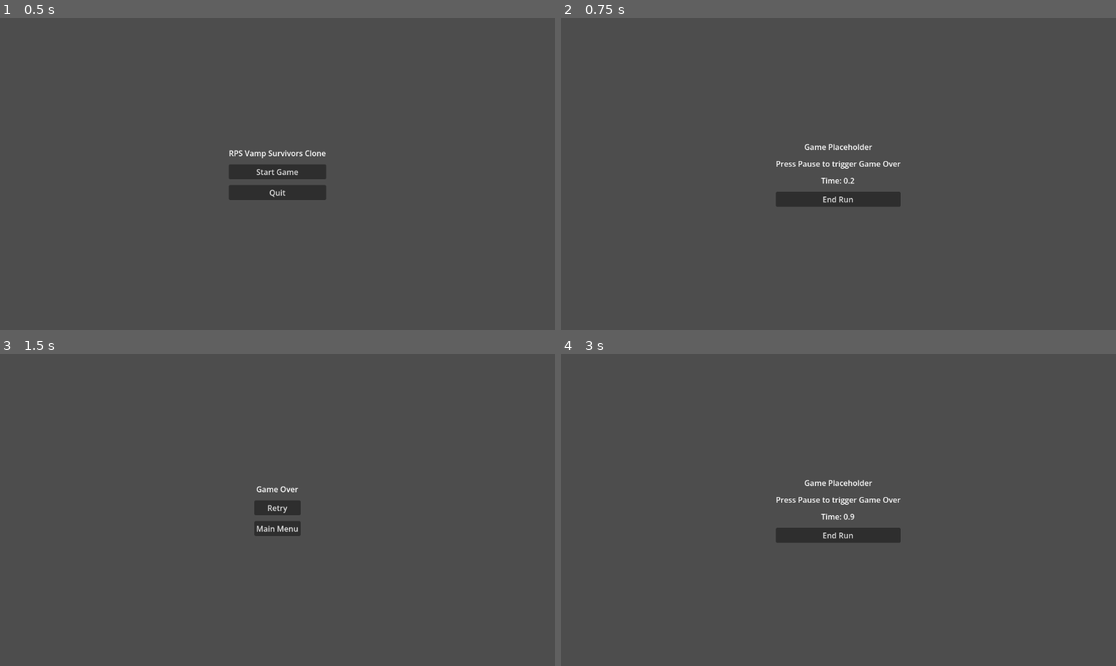
Above: before the commit, frames 1-4 (two rows, left to right).
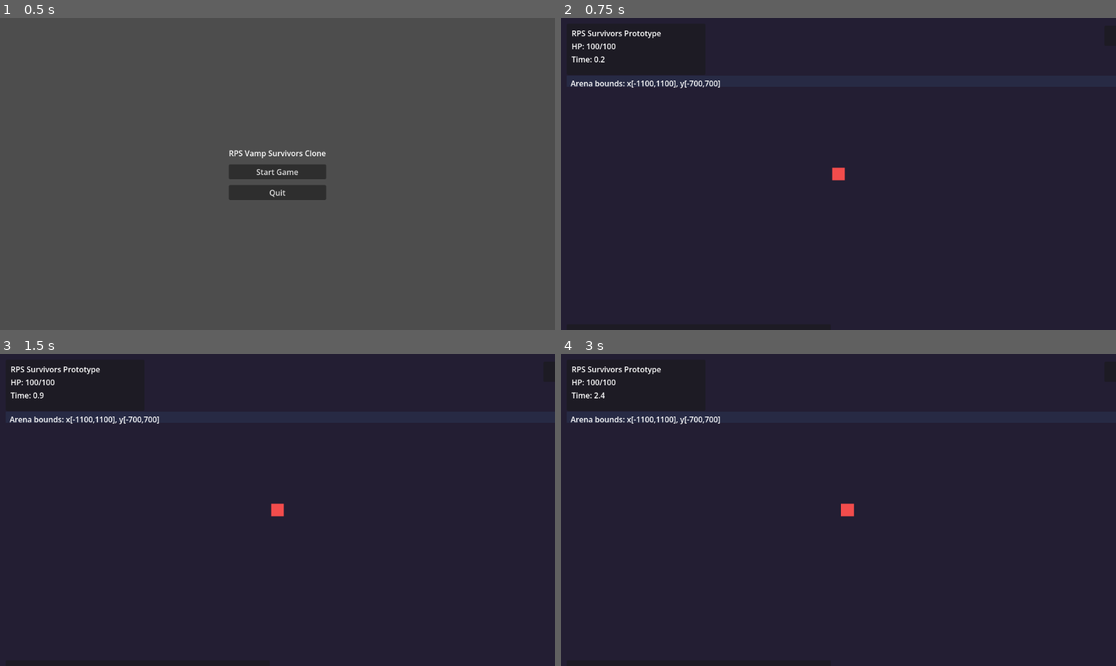
Above: after the commit, the same moments.

Repository: TimotejZavski/rps-vamp--survivors-clone
Game: Godot game, scene res://scenes/main/Main.tscn
Same seed, same stepped clock (60 frames per second), same inputs: the game is played once before the commit and once after it.
Inputs (mouse positions are in pixels of both pictures, inside the frame that each line leads up to):
- Up to frame 1 (0.5 s): no input
- Up to frame 2 (0.75 s): click "Start Game" at 0.5 s
- Up to frame 3 (1.5 s): click (277, 534) at 1.25 s, where only the run before the commit has a clickable "End Run"
- Up to frame 4 (3 s): click (838, 506) at 2 s, where only the run before the commit has a clickable "Retry"; move the mouse to (960, 494) at 2.77 s; hold D (move_right) from 2.78 s (still down); click (960, 494) at 2.85 s

Frame 1 is identical in both runs. In frame 2, 99% of the frame differs, in the area x 0-100%, y 0-100%; in frame 3, 99%; in frame 4, 99%.

Commit message:
Refactor game scene structure, add player scene, and implement player movement and health management

Diff:
--- a/scenes/game/Game.tscn
+++ b/scenes/game/Game.tscn
@@ -1,45 +1,89 @@
-[gd_scene load_steps=2 format=3 uid="uid://drww8ah4ljqm8"]
+[gd_scene load_steps=3 format=3 uid="uid://drww8ah4ljqm8"]
 
 [ext_resource type="Script" path="res://scripts/game/game.gd" id="1_t8hjr"]
+[ext_resource type="PackedScene" path="res://scenes/game/Player.tscn" id="2_5xcmf"]
 
-[node name="Game" type="Control"]
-layout_mode = 3
-anchors_preset = 15
-anchor_right = 1.0
-anchor_bottom = 1.0
-grow_horizontal = 2
-grow_vertical = 2
+[node name="Game" type="Node2D"]
 script = ExtResource("1_t8hjr")
 
-[node name="CenterContainer" type="CenterContainer" parent="."]
-layout_mode = 1
-anchors_preset = 15
-anchor_right = 1.0
-anchor_bottom = 1.0
-grow_horizontal = 2
-grow_vertical = 2
+[node name="ArenaFloor" type="Polygon2D" parent="."]
+color = Color(0.14, 0.12, 0.2, 1)
+polygon = PackedVector2Array(-1200, -800, 1200, -800, 1200, 800, -1200, 800)
 
-[node name="VBoxContainer" type="VBoxContainer" parent="CenterContainer"]
-layout_mode = 2
-theme_override_constants/separation = 12
+[node name="Player" parent="." instance=ExtResource("2_5xcmf")]
 
-[node name="HeaderLabel" type="Label" parent="CenterContainer/VBoxContainer"]
-layout_mode = 2
-text = "Game Placeholder"
+[node name="HUD" type="CanvasLayer" parent="."]
+
+[node name="TopPanel" type="PanelContainer" parent="HUD"]
+offset_left = 12.0
+offset_top = 12.0
+offset_right = 300.0
+offset_bottom = 118.0
+
+[node name="HUDMargin" type="MarginContainer" parent="HUD/TopPanel"]
+theme_override_constants/margin_left = 10
+theme_override_constants/margin_top = 8
+theme_override_constants/margin_right = 10
+theme_override_constants/margin_bottom = 8
+
+[node name="HUDVBox" type="VBoxContainer" parent="HUD/TopPanel/HUDMargin"]
+theme_override_constants/separation = 4
+
+[node name="TitleLabel" type="Label" parent="HUD/TopPanel/HUDMargin/HUDVBox"]
+text = "RPS Survivors Prototype"
+
+[node name="HealthLabel" type="Label" parent="HUD/TopPanel/HUDMargin/HUDVBox"]
+text = "HP: 100/100"
+
+[node name="TimeLabel" type="Label" parent="HUD/TopPanel/HUDMargin/HUDVBox"]
+text = "Time: 0.0"
+
+[node name="BottomPanel" type="PanelContainer" parent="HUD"]
+offset_left = 12.0
+offset_top = 636.0
+offset_right = 560.0
+offset_bottom = 708.0
+
+[node name="BottomMargin" type="MarginContainer" parent="HUD/BottomPanel"]
+theme_override_constants/margin_left = 10
+theme_override_constants/margin_top = 8
+theme_override_constants/margin_right = 10
+theme_override_constants/margin_bottom = 8
+
+[node name="HintsLabel" type="Label" parent="HUD/BottomPanel/BottomMargin"]
+text = "WASD move | SPACE dash | LMB attack (placeholder) | ESC pause"
+
+[node name="EndRunButton" type="Button" parent="HUD"]
+offset_left = 1128.0
+offset_top = 16.0
+offset_right = 1260.0
+offset_bottom = 58.0
+text = "End Run"
+
+[node name="AttackFlash" type="Label" parent="HUD"]
+visible = false
+offset_left = 516.0
+offset_top = 20.0
+offset_right = 764.0
+offset_bottom = 62.0
+theme_override_colors/font_color = Color(0.95, 0.35, 0.35, 1)
+text = "ATTACK!"
 horizontal_alignment = 1
 
-[node name="HintLabel" type="Label" parent="CenterContainer/VBoxContainer"]
-layout_mode = 2
-text = "Press Pause to trigger Game Over"
-horizontal_alignment = 1
+[node name="ArenaBounds" type="ColorRect" parent="HUD"]
+offset_left = 12.0
+offset_top = 120.0
+offset_right = 325.0
+anchor_right = 1.0
+offset_bottom = 143.0
+mouse_filter = 2
+color = Color(0.27, 0.5, 0.75, 0.12)
 
-[node name="TimeLabel" type="Label" parent="CenterContainer/VBoxContainer"]
-layout_mode = 2
-text = "Time: 0.0"
-horizontal_alignment = 1
+[node name="BoundsText" type="Label" parent="HUD/ArenaBounds"]
+offset_left = 8.0
+offset_top = 4.0
+offset_right = 290.0
+offset_bottom = 24.0
+text = "Arena bounds: x[-1100,1100], y[-700,700]"
 
-[node name="EndRunButton" type="Button" parent="CenterContainer/VBoxContainer"]
-layout_mode = 2
-text = "End Run"
-
-[connection signal="pressed" from="CenterContainer/VBoxContainer/EndRunButton" to="." method="_on_end_run_button_pressed"]
+[connection signal="pressed" from="HUD/EndRunButton" to="." method="_on_end_run_button_pressed"]
--- /dev/null
+++ b/scenes/game/Player.tscn
@@ -0,0 +1,15 @@
+[gd_scene format=3 uid="uid://dj4sv3egmqfkn"]
+
+[ext_resource type="Script" path="res://scripts/player/player.gd" id="1_ek41j"]
+
+[node name="Player" type="CharacterBody2D"]
+script = ExtResource("1_ek41j")
+
+[node name="Body" type="Polygon2D" parent="."]
+color = Color(0.95, 0.3, 0.3, 1)
+polygon = PackedVector2Array(-14, -14, 14, -14, 14, 14, -14, 14)
+
+[node name="Camera2D" type="Camera2D" parent="."]
+position_smoothing_enabled = true
+position_smoothing_speed = 8.0
+zoom = Vector2(0.95, 0.95)
--- a/scripts/game/game.gd
+++ b/scripts/game/game.gd
@@ -1,15 +1,43 @@
-extends Control
+extends Node2D
 
 signal game_over_requested
 
-@onready var timer_label: Label = $CenterContainer/VBoxContainer/TimeLabel
+const ARENA_MIN := Vector2(-1100.0, -700.0)
+const ARENA_MAX := Vector2(1100.0, 700.0)
+
+@onready var player: CharacterBody2D = $Player
+@onready var player_camera: Camera2D = $Player/Camera2D
+@onready var health_label: Label = $HUD/TopPanel/HUDMargin/HUDVBox/HealthLabel
+@onready var timer_label: Label = $HUD/TopPanel/HUDMargin/HUDVBox/TimeLabel
+@onready var attack_flash: Label = $HUD/AttackFlash
 
 var _elapsed_seconds := 0.0
+var _attack_flash_time_left := 0.0
 
 
 func _process(delta: float) -> void:
 	_elapsed_seconds += delta
 	timer_label.text = "Time: %.1f" % _elapsed_seconds
+
+	if Input.is_action_just_pressed("attack"):
+		_attack_flash_time_left = 0.12
+		attack_flash.visible = true
+
+	if _attack_flash_time_left > 0.0:
+		_attack_flash_time_left -= delta
+		if _attack_flash_time_left <= 0.0:
+			attack_flash.visible = false
+
+	player.position = player.position.clamp(ARENA_MIN, ARENA_MAX)
+
+
+func _ready() -> void:
+	player_camera.make_current()
+	if player.has_signal("health_changed"):
+		player.health_changed.connect(_on_player_health_changed)
+		var current_health := int(player.get("current_health"))
+		var max_health := int(player.get("max_health"))
+		_on_player_health_changed(current_health, max_health)
 
 
 func _on_end_run_button_pressed() -> void:
@@ -18,3 +46,7 @@
 
 func _on_pause_requested() -> void:
 	game_over_requested.emit()
+
+
+func _on_player_health_changed(new_health: int, max_health: int) -> void:
+	health_label.text = "HP: %d/%d" % [new_health, max_health]
--- /dev/null
+++ b/scripts/player/player.gd
@@ -0,0 +1,33 @@
+extends CharacterBody2D
+
+signal health_changed(new_health: int, max_health: int)
+
+@export var move_speed := 220.0
+@export var dash_speed := 420.0
+@export var dash_duration := 0.18
+@export var max_health := 100
+
+var current_health := max_health
+var _dash_time_left := 0.0
+var _last_move_dir := Vector2.DOWN
+
+
+func _ready() -> void:
+	health_changed.emit(current_health, max_health)
+
+
+func _physics_process(delta: float) -> void:
+	var input_dir := Input.get_vector("move_left", "move_right", "move_up", "move_down")
+	if input_dir != Vector2.ZERO:
+		_last_move_dir = input_dir.normalized()
+
+	if Input.is_action_just_pressed("dash"):
+		_dash_time_left = dash_duration
+
+	if _dash_time_left > 0.0:
+		_dash_time_left -= delta
+		velocity = _last_move_dir * dash_speed
+	else:
+		velocity = input_dir * move_speed
+
+	move_and_slide()
Not shown, added: scripts/player/player.gd.uid
